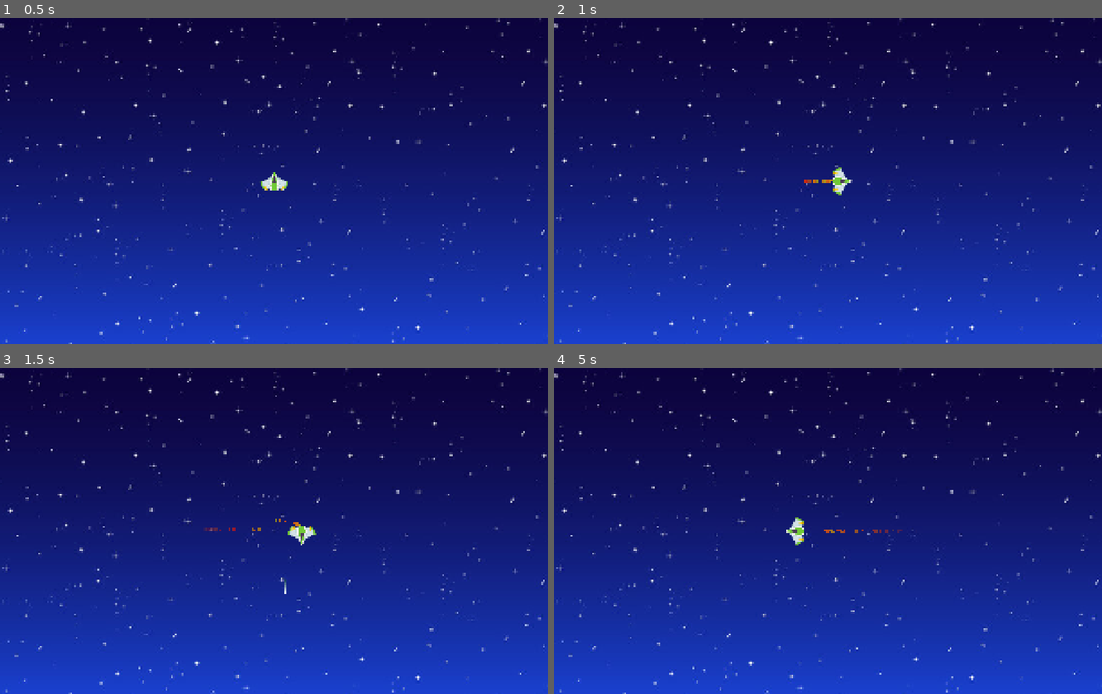
Above: before the commit, frames 1-4 (two rows, left to right).
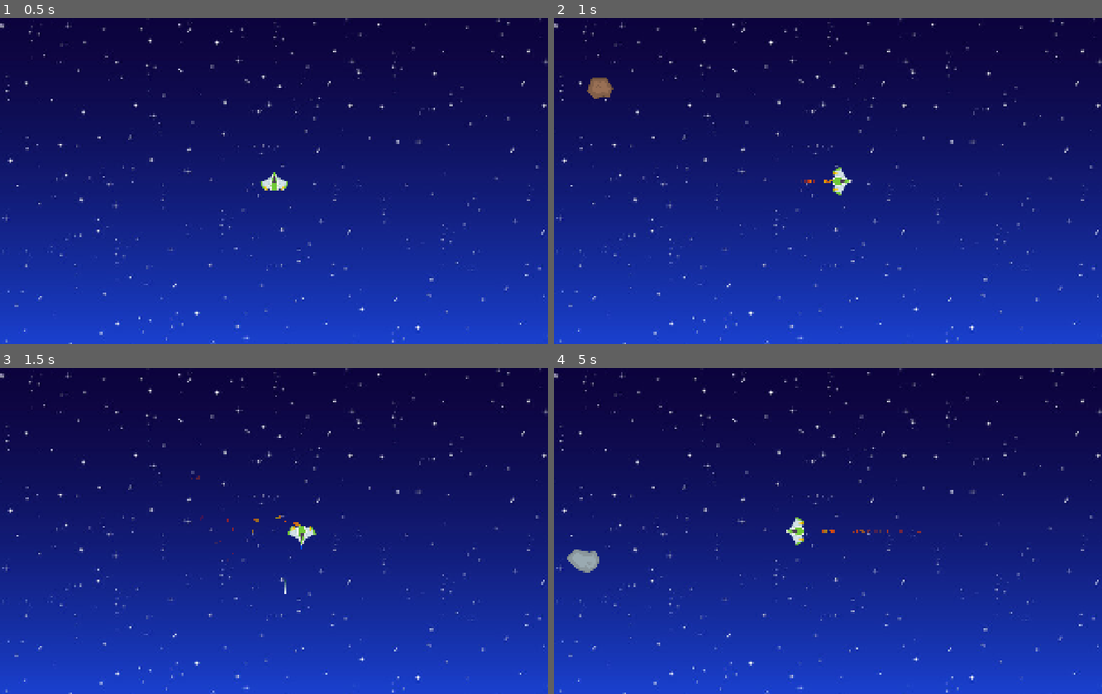
Above: after the commit, the same moments.

Repository: HusMusen16/Gymnasie_Arbete
Game: Godot game, scene res://Scenes/level.tscn
Two runs of this game, one before a commit and one after it. Both use one fixed random seed, a clock stepped at 60 frames per second and the inputs below.
Inputs:
- Up to frame 1 (0.5 s): no input
- Up to frame 2 (1 s): tap Enter at 0.5 s; hold D (right) from 0.53 s (still down); tap Space (shoot) at 0.6 s
- Up to frame 3 (1.5 s): release D (right) at 1.28 s; hold S (down) from 1.28 s (still down); tap Space (shoot) at 1.35 s
- Up to frame 4 (5 s): release S (down) at 2.03 s; hold D (right) 2.03-2.78 s; tap Space (shoot) every 0.75 s from 2.1 to 4.35 s; hold W (up) 2.78-3.53 s; hold A (left) from 3.53 s (still down)

Frame 1 is identical in both runs. In frame 2, 0.3% of the frame differs, in the area x 6-51%, y 18-51%; in frame 3, 0.1%; in frame 4, 0.4%, in the area x 2-67%, y 49-63%.

Commit message:
jobbat med meteorer

Diff:
--- a/Scenes/laser.tscn
+++ b/Scenes/laser.tscn
@@ -28,3 +28,9 @@
 position = Vector2(0, 27)
 rotation = 3.14159
 target_position = Vector2(4.89568e-06, 56)
+
+[node name="Dissipation Timer" type="Timer" parent="."]
+one_shot = true
+autostart = true
+
+[connection signal="timeout" from="Dissipation Timer" to="." method="_on_dissipation_timer_timeout"]
--- a/Scenes/level.tscn
+++ b/Scenes/level.tscn
@@ -22,6 +22,8 @@
 texture = ExtResource("2_6phgx")
 
 [node name="Lasers" type="Node" parent="."]
+
+[node name="meteors" type="Node" parent="."]
 
 [node name="Player" parent="." instance=ExtResource("3_6phgx")]
 show_behind_parent = true
@@ -81,4 +83,8 @@
 offset_bottom = 2999.0
 color = Color(1, 0, 0, 0.172549)
 
+[node name="Meteor_Timer" type="Timer" parent="."]
+autostart = true
+
 [connection signal="laser" from="Player" to="." method="_on_player_laser"]
+[connection signal="timeout" from="Meteor_Timer" to="." method="_on_meteor_timer_timeout"]
--- /dev/null
+++ b/Scenes/main_menu.tscn
@@ -0,0 +1,3 @@
+[gd_scene format=3 uid="uid://dk18b3myes2o1"]
+
+[node name="Main Menu" type="Node2D"]
--- a/Scenes/meteor.tscn
+++ b/Scenes/meteor.tscn
@@ -1,3 +1,25 @@
-[gd_scene format=3 uid="uid://5w46ium5pxso"]
+[gd_scene load_steps=5 format=3 uid="uid://5w46ium5pxso"]
+
+[ext_resource type="Texture2D" uid="uid://drrmfor042klf" path="res://assets/PNG/Meteors/meteorBrown_big1.png" id="1_5civa"]
+[ext_resource type="Script" uid="uid://bcgxdsuah426s" path="res://Scripts/meteor.gd" id="1_wm1ig"]
+
+[sub_resource type="CircleShape2D" id="CircleShape2D_wm1ig"]
+radius = 35.0143
+
+[sub_resource type="CircleShape2D" id="CircleShape2D_bgiwl"]
+radius = 43.4166
 
 [node name="Meteor" type="CharacterBody2D"]
+collision_mask = 2
+script = ExtResource("1_wm1ig")
+
+[node name="Sprite2D" type="Sprite2D" parent="."]
+texture = ExtResource("1_5civa")
+
+[node name="CollisionShape2D" type="CollisionShape2D" parent="."]
+shape = SubResource("CircleShape2D_wm1ig")
+
+[node name="DetectionArea" type="Area2D" parent="."]
+
+[node name="CollisionShape2D" type="CollisionShape2D" parent="DetectionArea"]
+shape = SubResource("CircleShape2D_bgiwl")
--- a/Scenes/player.tscn
+++ b/Scenes/player.tscn
@@ -14,6 +14,8 @@
 particle_flag_disable_z = true
 angle_min = -720.0
 angle_max = -530.5
+orbit_velocity_min = -0.2
+orbit_velocity_max = 0.2
 gravity = Vector3(0, 0, 0)
 scale_min = 0.0
 scale_max = 14.16
@@ -21,6 +23,32 @@
 color_ramp = SubResource("GradientTexture1D_6t5aa")
 hue_variation_min = -1.0
 hue_variation_max = -0.84
+
+[sub_resource type="Gradient" id="Gradient_6t5aa"]
+offsets = PackedFloat32Array(0, 0.845865, 1)
+colors = PackedColorArray(0.317647, 0.345098, 1, 1, 0.317647, 0.345098, 1, 0.752941, 0, 0, 0, 0)
+
+[sub_resource type="GradientTexture1D" id="GradientTexture1D_vgqql"]
+gradient = SubResource("Gradient_6t5aa")
+
+[sub_resource type="ParticleProcessMaterial" id="ParticleProcessMaterial_cvnsp"]
+particle_flag_align_y = true
+particle_flag_disable_z = true
+angular_velocity_min = -720.0
+angular_velocity_max = 15.5
+orbit_velocity_min = -2.0
+orbit_velocity_max = 2.0
+gravity = Vector3(0, -1000, 0)
+damping_min = 61.4
+damping_max = 61.4
+scale_min = 6.0
+scale_max = 6.0
+scale_over_velocity_min = 1.0
+scale_over_velocity_max = 1.0
+color = Color(0.315971, 0.344875, 1, 1)
+color_ramp = SubResource("GradientTexture1D_vgqql")
+hue_variation_min = -0.2
+hue_variation_max = -2.23517e-08
 
 [node name="Player" type="CharacterBody2D"]
 z_index = 10
@@ -38,6 +66,11 @@
 process_material = SubResource("ParticleProcessMaterial_6t5aa")
 
 [node name="GunFlash" type="GPUParticles2D" parent="."]
+position = Vector2(0, -38)
+emitting = false
+lifetime = 0.2
+local_coords = true
+process_material = SubResource("ParticleProcessMaterial_cvnsp")
 
 [node name="Sprite2D" type="Sprite2D" parent="."]
 texture = ExtResource("2_cvnsp")
@@ -48,3 +81,12 @@
 
 [node name="LaserSource" type="Marker2D" parent="."]
 position = Vector2(0, -38)
+
+[node name="ShootTimer" type="Timer" parent="."]
+wait_time = 0.4
+
+[node name="FlashDuration" type="Timer" parent="."]
+wait_time = 0.1
+
+[connection signal="timeout" from="ShootTimer" to="." method="_on_shoot_timer_timeout"]
+[connection signal="timeout" from="FlashDuration" to="." method="_on_flash_duration_timeout"]
--- a/Scripts/laser.gd
+++ b/Scripts/laser.gd
@@ -1,11 +1,12 @@
 extends Line2D
 class_name LASER
 
-
 const SPEED = 1500
 
+@onready var dissipation_timer: Timer = $"Dissipation Timer"
 
-func _physics_process(delta: float):
+
+func _laser_movement(delta: float):
 	if rotation_degrees == 0:
 		global_position[1] -= SPEED * delta
 
@@ -22,3 +23,11 @@
 	elif rotation_degrees == 135 or rotation_degrees == -135:
 		global_position[0] += pow(pow((SPEED * delta), 2)/2,0.5) * rotation_degrees/135
 		global_position[1] += pow(pow((SPEED * delta), 2)/2,0.5)
+
+
+func _physics_process(delta: float):
+	_laser_movement(delta)
+
+
+func _on_dissipation_timer_timeout() -> void:
+	queue_free()
--- a/Scripts/level.gd
+++ b/Scripts/level.gd
@@ -2,17 +2,27 @@
 class_name LEVEL
 
 var laser_scene: PackedScene = load("res://Scenes/laser.tscn")
-@onready var lasers = $Lasers
+var meteor_scene: PackedScene = load("res://Scenes/meteor.tscn")
+
+
+@onready var lasers: Node = $Lasers
+@onready var meteors: Node = $meteors
+@onready var meteor_timer: Timer = $Meteor_Timer
 
 
 func _on_player_laser(pos: Variant, dir: Variant) -> void:
-	#print(pos, dir)
+	print(pos, dir)
 	var laser = laser_scene.instantiate()
 	lasers.add_child(laser)
 	laser.position = pos
 	laser.rotation_degrees = dir
 
 
-func _physics_process(delta: float) -> void:
-	#Ta bort lasrar
+
+func _physics_process(_delta: float) -> void:
 	pass
+
+
+func _on_meteor_timer_timeout() -> void:
+	var meteor = meteor_scene.instantiate()
+	meteors.add_child(meteor)
--- /dev/null
+++ b/Scripts/meteor.gd
@@ -0,0 +1,38 @@
+extends CharacterBody2D
+class_name METEOR
+
+var random_rotation_number = RandomNumberGenerator.new().randf_range(0.01, 0.1)
+var random_meteor_number = RandomNumberGenerator.new().randf_range(0, 7)
+var random_speed_x = RandomNumberGenerator.new().randf_range(150,300)
+var random_speed_y = RandomNumberGenerator.new().randf_range(150,300)
+
+var dir_x = [1,-1].pick_random()
+var dir_y = [1,-1].pick_random()
+
+var meteor_x = RandomNumberGenerator.new().randf_range(0,500)
+var meteor_y = RandomNumberGenerator.new().randf_range(0,500)
+
+
+@onready var sprite: Sprite2D = $Sprite2D
+
+"""Eventuellt ta bort big2 meteor då kollisionskroppen ej stämmer"""
+const meteors = [preload("res://assets/PNG/Meteors/meteorBrown_big1.png"),
+				preload("res://assets/PNG/Meteors/meteorBrown_big3.png"),
+				preload("res://assets/PNG/Meteors/meteorBrown_big4.png"),
+				preload("res://assets/PNG/Meteors/meteorBrown_big2.png"),
+				preload("res://assets/PNG/Meteors/meteorGrey_big1.png"),
+				preload("res://assets/PNG/Meteors/meteorGrey_big2.png"),
+				preload("res://assets/PNG/Meteors/meteorGrey_big3.png"),
+				preload("res://assets/PNG/Meteors/meteorGrey_big4.png")]
+
+
+func _ready() -> void:
+	sprite.texture = meteors[random_meteor_number]
+	global_position[0] = meteor_x
+	global_position[1] = meteor_y
+
+
+func _physics_process(delta: float) -> void:
+	global_rotation += random_rotation_number
+	global_position[0] += random_speed_x * delta * dir_x
+	global_position[1] += random_speed_x * delta * dir_y
--- a/Scripts/player.gd
+++ b/Scripts/player.gd
@@ -3,9 +3,14 @@
 
 var ACC = 1000
 var speed = 700
+var can_shoot: bool = true
 
 @onready var thrusters: GPUParticles2D = $Rocket
-@onready var laser_source = $LaserSource
+@onready var gun_flash:GPUParticles2D = $GunFlash
+@onready var laser_source: Marker2D = $LaserSource
+@onready var shoot_timer: Timer = $ShootTimer
+@onready var flash_duration: Timer = $FlashDuration
+
 
 signal laser(pos, dir)
 
@@ -34,6 +39,7 @@
 	if direction[1] == 1:
 		self.rotation_degrees = 180
 
+
 	elif direction[1] == -1:
 		self.rotation_degrees = 0
 
@@ -50,10 +56,22 @@
 
 
 func _shooting(delta:float) -> void:
-	if Input.is_action_just_pressed("shoot"):
+	if Input.is_action_just_pressed("shoot") and can_shoot:
 		laser.emit(laser_source.global_position, self.rotation_degrees)
 
+		shoot_timer.start(0)
+		can_shoot = false
+
+		flash_duration.start(0)
+		gun_flash.emitting = true
 
 func _process(delta: float) -> void:
 	_movement(delta)
 	_shooting(delta)
+
+
+func _on_shoot_timer_timeout() -> void:
+	can_shoot = true
+
+func _on_flash_duration_timeout() -> void:
+	gun_flash.emitting = false
Not shown: 1 places in Scenes/player.tscn that only renumber resources
Not shown, added: Scripts/meteor.gd.uid
